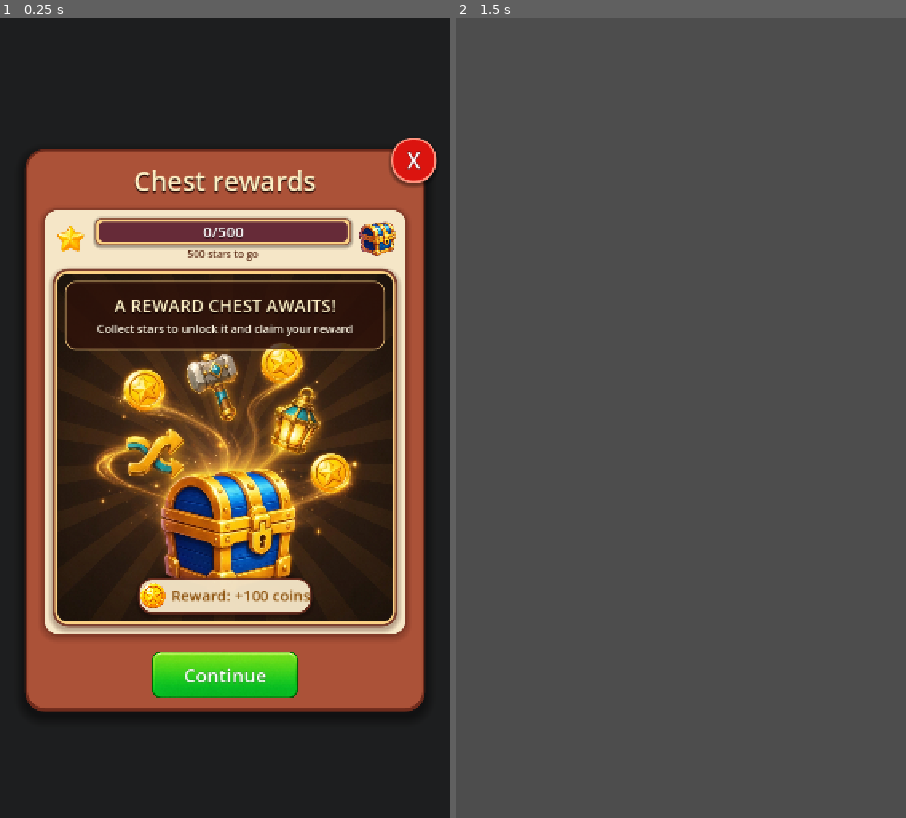
Above: before the commit, frames 1-2 (left to right).
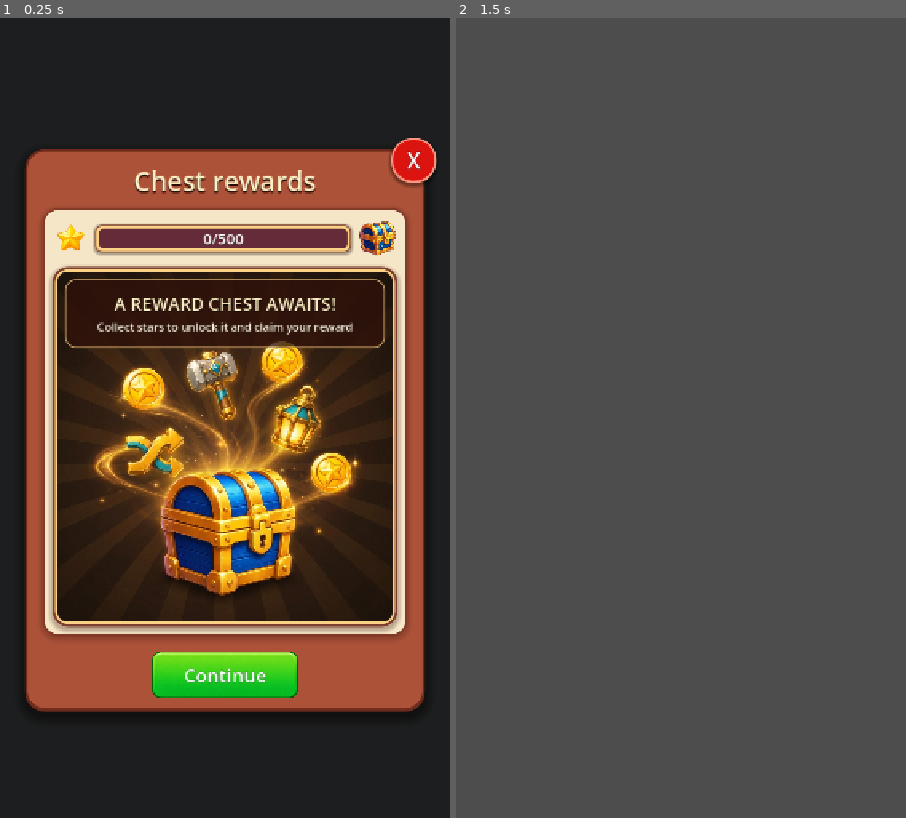
Above: after the commit, the same moments.

Repository: vladeque/sorting-puzzle
Game: Godot game, scene res://scenes/ui/reward_chest_menu.tscn
The game is run twice, just before and just after one commit, with the same random seed, the same clock (stepped at 60 frames per second) and the same inputs. This scene is started directly instead of the project's main scene.
Inputs (mouse positions are in pixels of both pictures, inside the frame that each line leads up to):
- Up to frame 1 (0.25 s): no input
- Up to frame 2 (1.5 s): click "Continue" at 0.5 s; tap Enter at 1.25 s; move the mouse to (780, 378) at 1.27 s; click (780, 378) at 1.42 s

The runs differ from the first frame. In frame 1, 8.5% of the frame differs, in the area x 11-89%, y 24-75%; in frame 2, nothing differs.
Error after the commit: Invalid assignment of property or key 'text' with value of type 'String' on a base object of type 'null instance'. (res://scripts/reward_chest_menu.gd:30)

Commit message:
Refine reward chest menu layout

Diff:
--- a/scenes/ui/reward_chest_menu.tscn
+++ b/scenes/ui/reward_chest_menu.tscn
@@ -2,8 +2,7 @@
 
 [ext_resource type="Script" uid="uid://c6n0a2l1kd14e" path="res://scripts/reward_chest_menu.gd" id="1_script"]
 [ext_resource type="Texture2D" uid="uid://0mtvk246lq4q" path="res://assets/ui/Treasure_chest_with_game_items_202607280535.jpeg" id="2_tbf2t"]
-[ext_resource type="Texture2D" uid="uid://dnlhdgplij67n" path="res://assets/ui/main_menu_coin.png" id="3_coin"]
-[ext_resource type="Texture2D" uid="uid://bct74q4wd0rtq" path="res://assets/ui/reward_star_84x84.png" id="4_star"]
+[ext_resource type="Texture2D" uid="uid://co4g6sf3ggawc" path="res://assets/ui/reward_star_84x84.png" id="4_star"]
 [ext_resource type="Texture2D" uid="uid://brf3b72bksb8e" path="res://assets/ui/main_menu_reward_chest.png" id="5_chest"]
 [ext_resource type="Texture2D" uid="uid://borxe8m7bwoqf" path="res://assets/ui/level_button_blank_new.png" id="6_continue_button"]
 [ext_resource type="Script" uid="uid://bxx8loq0o6syr" path="res://scripts/press_scale_button.gd" id="7_press_scale_button"]
@@ -122,6 +121,12 @@
 shadow_size = 8
 shadow_offset = Vector2(0, 4)
 
+[sub_resource type="ShaderMaterial" id="ShaderMaterial_rounded_image"]
+shader = ExtResource("8_rounded_texture")
+shader_parameter/rect_size = Vector2(536, 559)
+shader_parameter/corner_radius = 16.0
+shader_parameter/edge_softness = 1.25
+
 [sub_resource type="StyleBoxFlat" id="StyleBoxFlat_text_overlay"]
 bg_color = Color(0.18, 0.065, 0.035, 0.76)
 border_width_left = 2
@@ -134,29 +139,8 @@
 corner_radius_bottom_right = 16
 corner_radius_bottom_left = 16
 
-[sub_resource type="StyleBoxFlat" id="StyleBoxFlat_reward_badge"]
-bg_color = Color(0.96, 0.9, 0.78, 0.96)
-border_width_left = 3
-border_width_top = 3
-border_width_right = 3
-border_width_bottom = 4
-border_color = Color(0.45, 0.19, 0.13, 0.82)
-corner_radius_top_left = 22
-corner_radius_top_right = 22
-corner_radius_bottom_right = 22
-corner_radius_bottom_left = 22
-shadow_color = Color(0.08, 0.03, 0.02, 0.42)
-shadow_size = 6
-shadow_offset = Vector2(0, 3)
-
 [sub_resource type="StyleBoxTexture" id="StyleBoxTexture_continue_button"]
 texture = ExtResource("6_continue_button")
-
-[sub_resource type="ShaderMaterial" id="ShaderMaterial_rounded_image"]
-shader = ExtResource("8_rounded_texture")
-shader_parameter/rect_size = Vector2(536, 559)
-shader_parameter/corner_radius = 16.0
-shader_parameter/edge_softness = 1.25
 
 [node name="RewardChestMenu" type="Control" unique_id=1443664996]
 layout_mode = 3
@@ -259,13 +243,13 @@
 grow_vertical = 2
 theme_override_constants/separation = 12
 
-[node name="ProgressRow" type="HBoxContainer" parent="RewardChestPanel/InnerPanel/ContentStack"]
+[node name="ProgressRow" type="HBoxContainer" parent="RewardChestPanel/InnerPanel/ContentStack" unique_id=1965573686]
 custom_minimum_size = Vector2(0, 66)
 layout_mode = 2
 theme_override_constants/separation = 10
 alignment = 1
 
-[node name="StarIcon" type="TextureRect" parent="RewardChestPanel/InnerPanel/ContentStack/ProgressRow"]
+[node name="StarIcon" type="TextureRect" parent="RewardChestPanel/InnerPanel/ContentStack/ProgressRow" unique_id=499595503]
 custom_minimum_size = Vector2(58, 58)
 layout_mode = 2
 size_flags_vertical = 4
@@ -273,7 +257,7 @@
 expand_mode = 1
 stretch_mode = 5
 
-[node name="ProgressColumn" type="VBoxContainer" parent="RewardChestPanel/InnerPanel/ContentStack/ProgressRow"]
+[node name="ProgressColumn" type="VBoxContainer" parent="RewardChestPanel/InnerPanel/ContentStack/ProgressRow" unique_id=10269914]
 layout_mode = 2
 size_flags_horizontal = 3
 theme_override_constants/separation = 2
@@ -319,15 +303,7 @@
 horizontal_alignment = 1
 vertical_alignment = 1
 
-[node name="GoalCaptionLabel" type="Label" parent="RewardChestPanel/InnerPanel/ContentStack/ProgressRow/ProgressColumn" unique_id=1897710741]
-unique_name_in_owner = true
-layout_mode = 2
-theme_override_colors/font_color = Color(0.35, 0.16, 0.08, 1)
-theme_override_font_sizes/font_size = 16
-text = "500 stars to go"
-horizontal_alignment = 1
-
-[node name="GoalChestIcon" type="TextureRect" parent="RewardChestPanel/InnerPanel/ContentStack/ProgressRow"]
+[node name="GoalChestIcon" type="TextureRect" parent="RewardChestPanel/InnerPanel/ContentStack/ProgressRow" unique_id=1660119917]
 custom_minimum_size = Vector2(64, 64)
 layout_mode = 2
 size_flags_vertical = 4
@@ -359,7 +335,7 @@
 expand_mode = 1
 stretch_mode = 6
 
-[node name="TextOverlay" type="Panel" parent="RewardChestPanel/InnerPanel/ContentStack/ChestStage"]
+[node name="TextOverlay" type="Panel" parent="RewardChestPanel/InnerPanel/ContentStack/ChestStage" unique_id=323051213]
 layout_mode = 1
 anchors_preset = 10
 anchor_right = 1.0
@@ -371,7 +347,7 @@
 mouse_filter = 2
 theme_override_styles/panel = SubResource("StyleBoxFlat_text_overlay")
 
-[node name="TextStack" type="VBoxContainer" parent="RewardChestPanel/InnerPanel/ContentStack/ChestStage/TextOverlay"]
+[node name="TextStack" type="VBoxContainer" parent="RewardChestPanel/InnerPanel/ContentStack/ChestStage/TextOverlay" unique_id=988586992]
 layout_mode = 1
 anchors_preset = 15
 anchor_right = 1.0
@@ -385,7 +361,7 @@
 theme_override_constants/separation = 4
 alignment = 1
 
-[node name="HeroTitleLabel" type="Label" parent="RewardChestPanel/InnerPanel/ContentStack/ChestStage/TextOverlay/TextStack"]
+[node name="HeroTitleLabel" type="Label" parent="RewardChestPanel/InnerPanel/ContentStack/ChestStage/TextOverlay/TextStack" unique_id=1203882086]
 layout_mode = 2
 theme_override_colors/font_color = Color(1, 0.95, 0.78, 1)
 theme_override_colors/font_shadow_color = Color(0.08, 0.02, 0.01, 0.9)
@@ -396,7 +372,7 @@
 horizontal_alignment = 1
 vertical_alignment = 1
 
-[node name="HeroBodyLabel" type="Label" parent="RewardChestPanel/InnerPanel/ContentStack/ChestStage/TextOverlay/TextStack"]
+[node name="HeroBodyLabel" type="Label" parent="RewardChestPanel/InnerPanel/ContentStack/ChestStage/TextOverlay/TextStack" unique_id=734205756]
 layout_mode = 2
 theme_override_colors/font_color = Color(1, 0.96, 0.88, 1)
 theme_override_colors/font_shadow_color = Color(0.08, 0.02, 0.01, 0.9)
@@ -408,41 +384,7 @@
 vertical_alignment = 1
 autowrap_mode = 2
 
-[node name="RewardBadge" type="PanelContainer" parent="RewardChestPanel/InnerPanel/ContentStack/ChestStage"]
-layout_mode = 1
-anchors_preset = 7
-anchor_left = 0.5
-anchor_top = 1.0
-anchor_right = 0.5
-anchor_bottom = 1.0
-offset_left = -126.0
-offset_top = -78.0
-offset_right = 126.0
-offset_bottom = -20.0
-grow_horizontal = 2
-grow_vertical = 0
-theme_override_styles/panel = SubResource("StyleBoxFlat_reward_badge")
-
-[node name="NextRewardRow" type="HBoxContainer" parent="RewardChestPanel/InnerPanel/ContentStack/ChestStage/RewardBadge" unique_id=97630826]
-layout_mode = 2
-theme_override_constants/separation = 8
-alignment = 1
-
-[node name="CoinIcon" type="TextureRect" parent="RewardChestPanel/InnerPanel/ContentStack/ChestStage/RewardBadge/NextRewardRow" unique_id=326823557]
-custom_minimum_size = Vector2(42, 42)
-layout_mode = 2
-texture = ExtResource("3_coin")
-expand_mode = 1
-stretch_mode = 5
-
-[node name="NextRewardLabel" type="Label" parent="RewardChestPanel/InnerPanel/ContentStack/ChestStage/RewardBadge/NextRewardRow" unique_id=1384334312]
-unique_name_in_owner = true
-layout_mode = 2
-theme_override_colors/font_color = Color(0.55, 0.32, 0.05, 1)
-theme_override_font_sizes/font_size = 24
-text = "Reward: +100 coins"
-
-[node name="ContinueButton" type="Button" parent="RewardChestPanel"]
+[node name="ContinueButton" type="Button" parent="RewardChestPanel" unique_id=1725894573]
 unique_name_in_owner = true
 custom_minimum_size = Vector2(240, 82)
 layout_mode = 1
